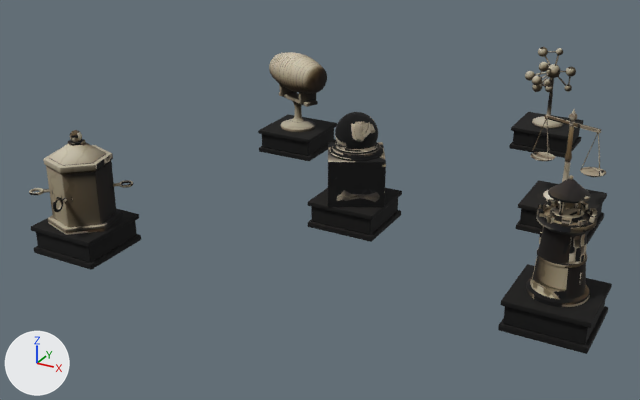
One commit to the glTF model assets/hero/pieces.glb: the scene before it, then after it.
The view is the same before and after, from a camera (50 mm lens) standing at (4.59, -9.29, 4.83) and looking at (-0.57, 0.1, 0.14). Arrows for +X, +Y and +Z are at lower left; the lights stay in place. The picture after the commit comes second. Where no turn or scale is listed for an object, it has been applied to the vertices. Vertices at exactly the same position are counted once.

The first picture shows 'piece-cyrus', 'piece-falah', 'piece-nids', 'piece-onepharma', 'piece-pearl', 'piece-zagros', 'plinth-cyrus', 'plinth-falah', 'plinth-nids', 'plinth-onepharma', 'plinth-pearl', 'plinth-zagros'.
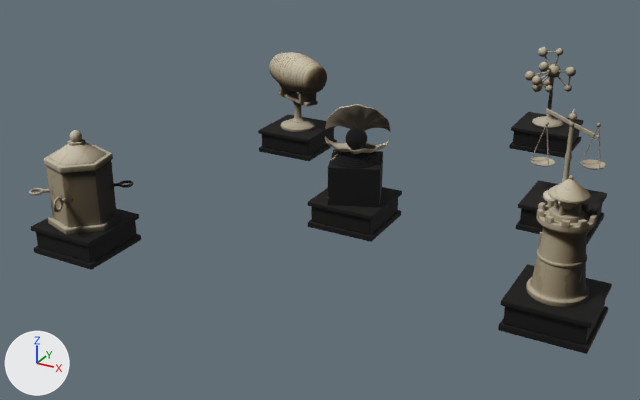
What differs and where, as boxes [x1, y1, x2, y2] in the pictures (640 x 400 px; the box of a moved part takes in the faces that stretch with it):
'piece-pearl', reshaped, moved, turned, rescaled
    before: [328, 112, 386, 207]
    after: [325, 104, 391, 207]
'piece-falah', reshaped
    before: [530, 109, 606, 205]
    after: [531, 108, 607, 205]
part 1 of me_piece_falah_001, moved or reshaped
    before: [530, 152, 555, 161]
    after: [531, 157, 555, 167]
part 2 of me_piece_falah_001, moved or reshaped
    before: [580, 167, 606, 177]
    after: [581, 159, 607, 170]
part 3 of me_piece_falah_001, moved or reshaped
    before: [545, 115, 601, 133]
    after: [546, 108, 599, 140]
part 4 of me_piece_falah_001, rebuilt
    before: [581, 133, 598, 170]
    after: [581, 126, 598, 163]
part 5 of me_piece_falah_001, rebuilt
    before: [531, 120, 546, 155]
    after: [531, 126, 546, 160]
part 6 of me_piece_falah_001, rebuilt
    before: [598, 133, 600, 176]
    after: [598, 127, 600, 168]
part 7 of me_piece_falah_001, surface changed
    both: [543, 110, 578, 205]
part 8 of me_piece_nids_001, surface changed
    both: [526, 175, 597, 307]
part 9 of me_piece_pearl_001, added
    after: [346, 128, 367, 149]
part 10 of me_piece_pearl_001, moved or reshaped
    before: [328, 142, 386, 207]
    after: [328, 149, 383, 207]
part 11 of me_piece_pearl_001, added
    after: [332, 151, 381, 168]
part 12 of me_piece_pearl_001, cut back
    before: [329, 112, 383, 161]
    after: [325, 104, 391, 154]

The change, as a list of edits to the scene's bpy script:
```text
Change me_piece_falah_001:
    used by ob_piece_falah; location = (2.33, 1.2, 0.95)
    remove me_piece_falah_001.from_pydata(...)  # 2511 vertices, 4964 faces; spans x -0.496..0.496, y -0.265..0.265, z -0.595..0.595
    add me_piece_falah_001.from_pydata(...)  # 2511 vertices, 4964 faces; spans x -0.487..0.487, y -0.262..0.262, z -0.595..0.595
    me_piece_falah_001 part 1: the loose piece of 362 vertices spanning x -0.496..-0.189, y -0.042..0.265, z -0.17..-0.125 is moved by (0.009, -0.003, -0.066)
    me_piece_falah_001 part 2: the loose piece of 362 vertices spanning x 0.189..0.496, y -0.265..0.042, z -0.17..-0.125 is moved by (-0.009, 0.003, 0.096)
    me_piece_falah_001 part 3: the loose piece of 56 vertices spanning x -0.37..0.37, y -0.132..0.132, z 0.373..0.417 is multiplied about its middle by the matrix ((0.977, 0.008, 0.214), (0.008, 0.998, -0.07), (-0.214, 0.07, 0.974))
    me_piece_falah_001 part 4: the loose piece of 72 vertices spanning x 0.194..0.346, y -0.147..-0.106, z -0.126..0.391 is rebuilt with 72 vertices and now spans x 0.186..0.338, y -0.144..-0.103, z -0.03..0.472
    me_piece_falah_001 part 5: the loose piece of 72 vertices spanning x -0.49..-0.338, y 0.076..0.116, z -0.126..0.391 is rebuilt with 72 vertices and now spans x -0.481..-0.33, y 0.073..0.113, z -0.192..0.31
    me_piece_falah_001 part 6: the loose piece of 72 vertices spanning x 0.338..0.445, y -0.225..-0.107, z -0.126..0.391 is rebuilt with 72 vertices and now spans x 0.329..0.436, y -0.222..-0.104, z -0.03..0.472
    me_piece_falah_001 part 7: 2087 kept faces spanning x -0.25..0.25, y -0.25..0.25, z -0.595..0.595 get new texture (UV) coordinates
    other edits to the shape of me_piece_falah_001 do not show in these pictures
Change me_piece_nids_001:
    where me_piece_nids_001.from_pydata(...)  # 3553 vertices, 7020 faces; spans x -0.31..0.31, y -0.31..0.31, z -0.638..0.638
    used by ob_piece_nids; location = (2.9, -1.2, 0.99)
    me_piece_nids_001 part 8: 6998 kept faces spanning x -0.31..0.31, y -0.31..0.31, z -0.638..0.638 get new texture (UV) coordinates
Change me_piece_pearl_001:
    used by ob_piece_pearl; location = (0.0, 0.0, 0.9); rotation_euler = (0.0, 0.0, 0.489), in degrees (0, 0, 28); scale = (0.552, 0.552, 0.552)
    remove me_piece_pearl_001.from_pydata(...)  # 4108 vertices, 8204 faces; spans x -0.63..0.63, y -0.63..0.63, z -1.0..1.0
    add me_piece_pearl_001.from_pydata(...)  # 4414 vertices, 8808 faces; spans x -0.55..0.55, y -0.68..0.68, z -1.0..1.0
    me_piece_pearl_001 part 9: a new loose piece, a UV sphere (40 segments, 24 rings, poles along z) spanning x -0.2..0.25, y -0.22..0.22, z 0.06..0.51, in mat_baked_piece_pearl (picture img_piece_pearl)
    me_piece_pearl_001 part 10: the loose piece of 56 vertices spanning x -0.63..0.63, y -0.63..0.63, z -1.0..0.09 is scaled about its middle by (0.842, 0.842, 0.768), then moved by (0.02, 0.0, -0.13)
    me_piece_pearl_001 part 11: a new loose piece of 1738 vertices spanning x -0.48..0.53, y -0.5..0.5, z -0.17..-0.01, in mat_baked_piece_pearl (picture img_piece_pearl)
    me_piece_pearl_001 part 12: 7 vertices moved within x -0.47..-0.05, y -0.23..0.23, z 0.04..0.63; 4042 vertices removed from x -0.61..0.61, y -0.61..0.61, z 0.04..1.0; 1688 vertices added at x -0.55..0.47, y -0.68..0.68, z 0.0..1.0
Change ob_piece_pearl:
    ob_piece_pearl.location: (0.0, 0.0, 0.9) -> (-0.01, 0.01, 0.95)
    ob_piece_pearl.rotation_euler: (0.0, 0.0, 0.489) -> (0.0, 0.0, -1.187)  # degrees (0, 0, 28) -> degrees (0, 0, -68)
    ob_piece_pearl.scale: (0.552, 0.552, 0.552) -> (0.604, 0.604, 0.604)
```
